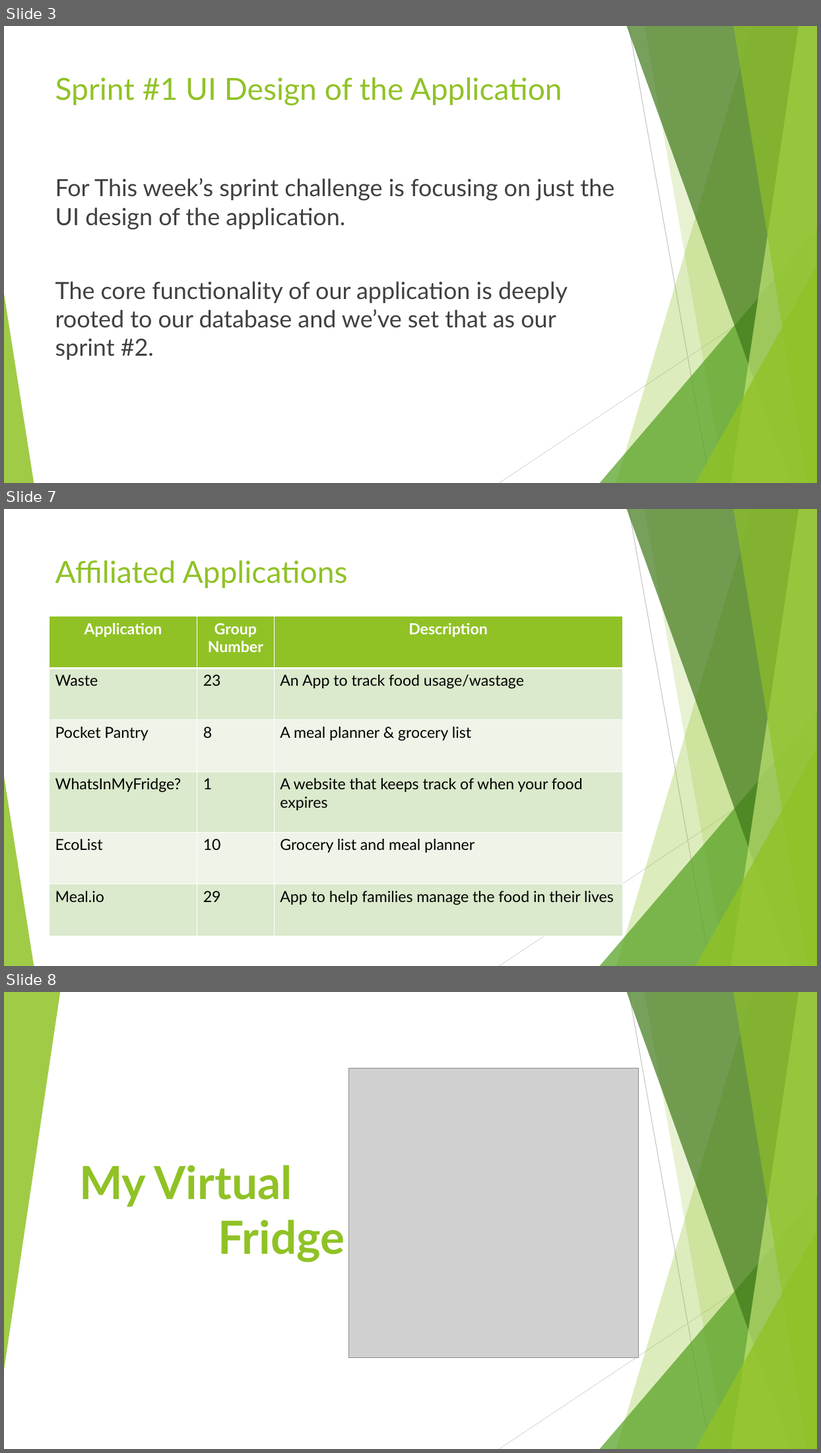
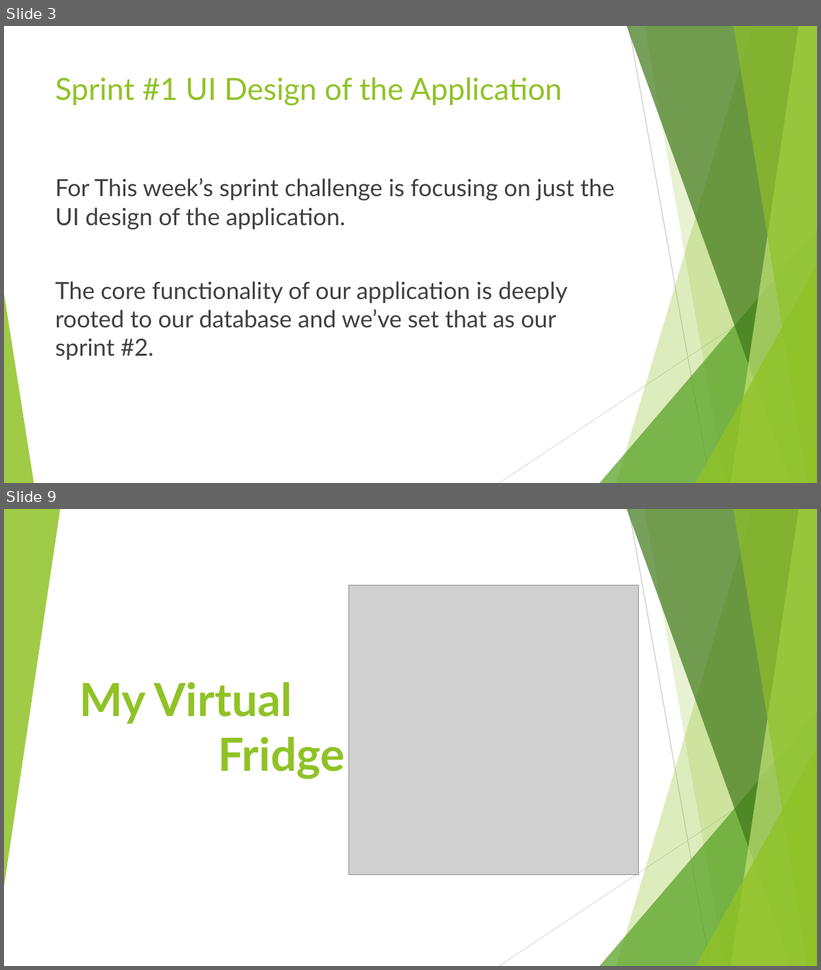
Before and after one commit to AustinBCIT/MVF, a slide deck: Friday May 12th Presentation.pptx. Shown one above the other, each under a label of ours: slides 3, 7 and 8 before the commit, slides 3 and 9 after it; the slides between them are not shown. The pictures are 821x1453 and 821x970 pixels, drawn with LibreOffice and Linux fonts; fonts in the diff are those of the drawing; grey boxes stand for pictures. Boxes give left, top, right and bottom in pixels: in the first picture for what was removed or moved away, otherwise in the second. Text is boxed around its words. In the diff, an @@ line names an element or a change of style, - is before the commit and + after.

```diff
--- a/Friday May 12th Presentation.pptx
+++ b/Friday May 12th Presentation.pptx
@@ slide 7 removed at (4, 509, 817, 966), background #FFFFFF; not listed: 10 template elements that a slide beside it also shows @@
@@ title removed at (55, 560, 348, 588) @@
-Affiliated Applications
@@ table removed at (49, 617, 622, 937), 6 rows, 3 columns @@
-Application | Group Number | Description
-Waste | 23 | An App to track food usage/wastage
-Pocket Pantry | 8 | A meal planner & grocery list
-WhatsInMyFridge? | 1 | A website that keeps track of when your food expires
-EcoList | 10 | Grocery list and meal planner
-Meal.io | 29 | App to help families manage the food in their lives
@@ what was slide 8 is now slide 9 @@
```
Also in this commit, not shown: 3 slides changed, 2 slides added.
